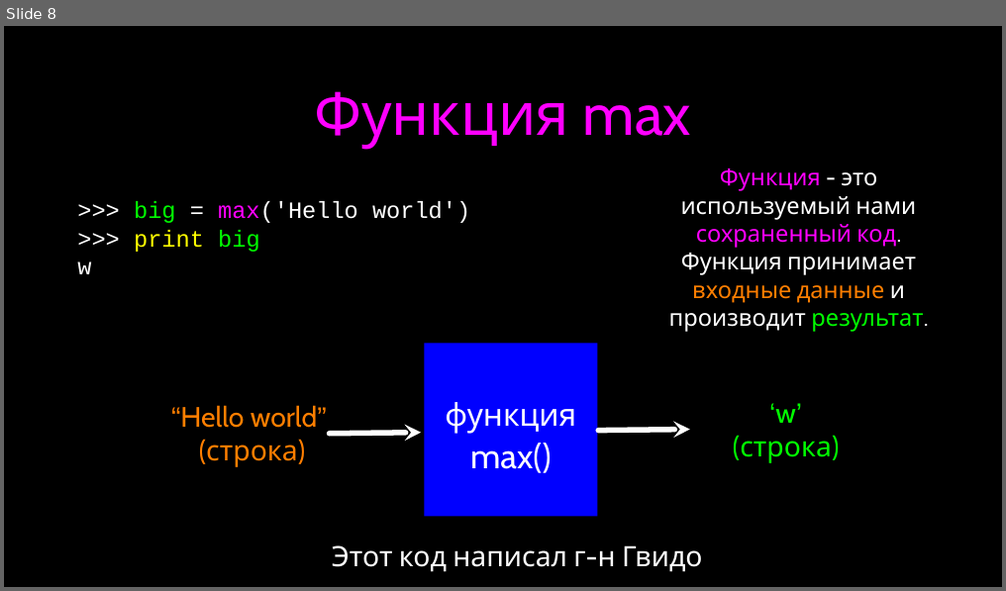
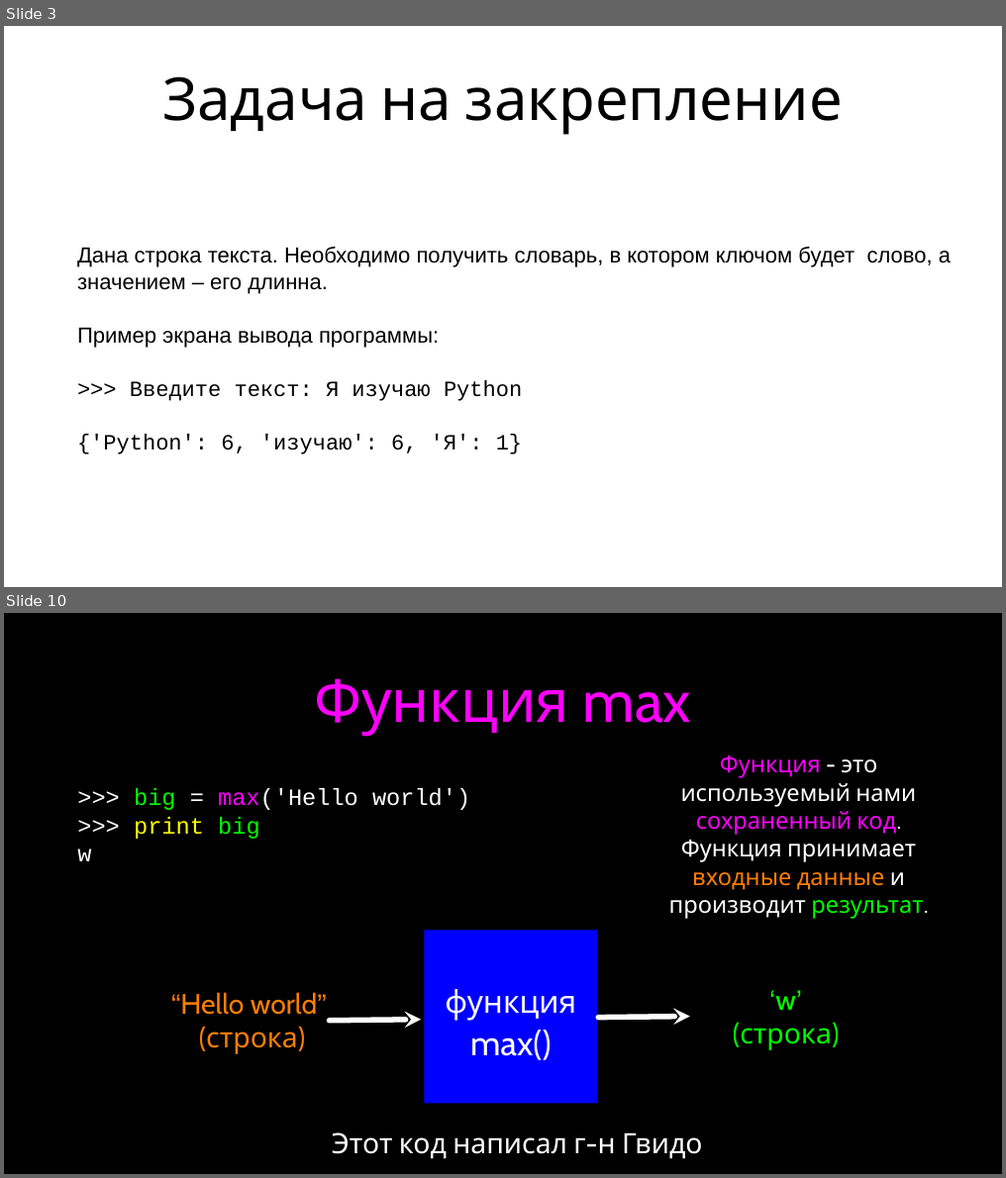
Before and after one commit to maxchv/LearnPython, a slide deck: week04/Functions.pptx. Shown one above the other, each under a label of ours: slide 8 before the commit, slides 3 and 10 after it; the slides between them are not shown. The pictures are 1006x591 and 1006x1178 pixels, drawn with LibreOffice and Linux fonts; fonts in the diff are those of the drawing. Boxes give left, top, right and bottom in pixels: in the first picture for what was removed or moved away, otherwise in the second. Text is boxed around its words. In the diff, an @@ line names an element or a change of style, - is before the commit and + after.

```diff
--- a/week04/Functions.pptx
+++ b/week04/Functions.pptx
@@ slide 3 added at (4,26,1002,587), background #FFFFFF @@
@@ title added at (162,76,843,135), 76 pt, text #000000 @@
+Задача на закрепление
@@ text added at (77,247,950,455), 28 pt, text #000000 @@
+• Дана строка текста. Необходимо получить словарь, в котором ключом будет слово, а значением – его длинна.
+• Пример экрана вывода программы:
+• >>> Введите текст: Я изучаю Python
+• {'Python': 6, 'изучаю': 6, 'Я': 1}
@@ what was slide 8 is now slide 10 @@
```
Also in this commit, not shown: 6 slides changed, 2 other slides added, 1 slide removed.
